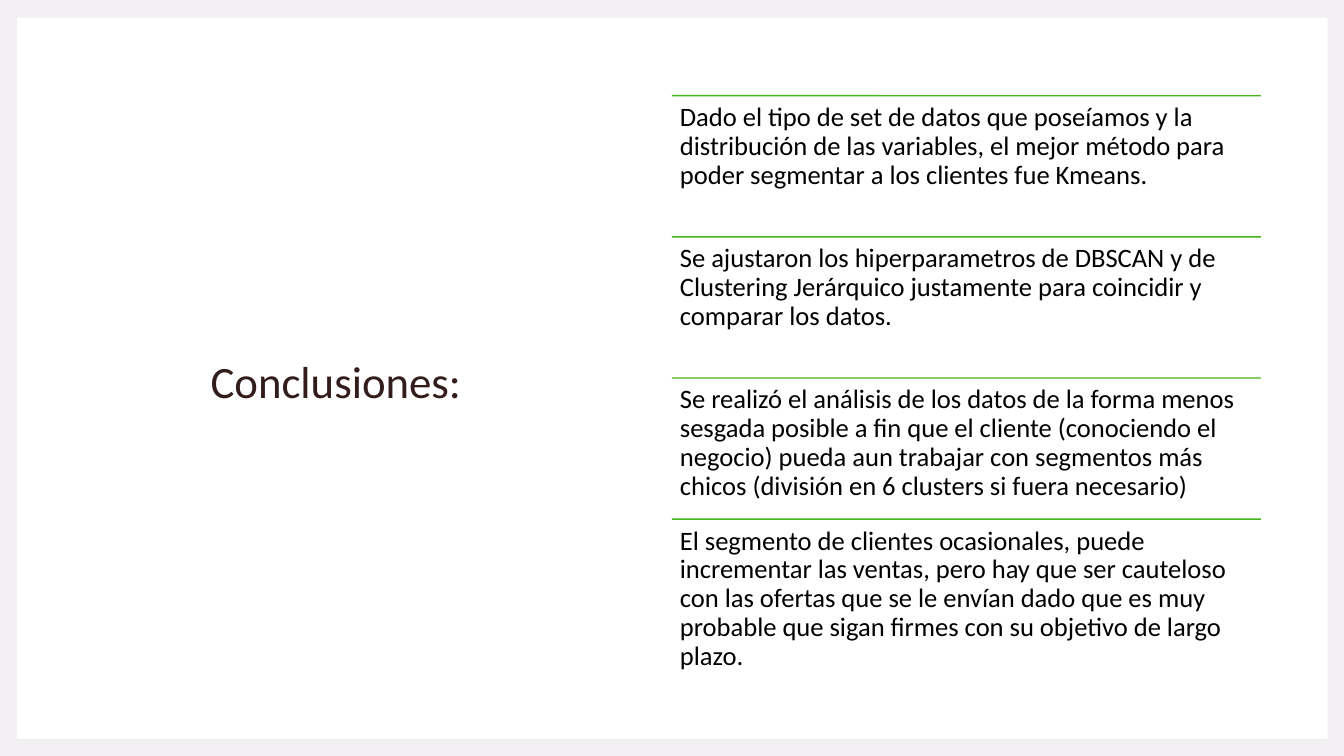
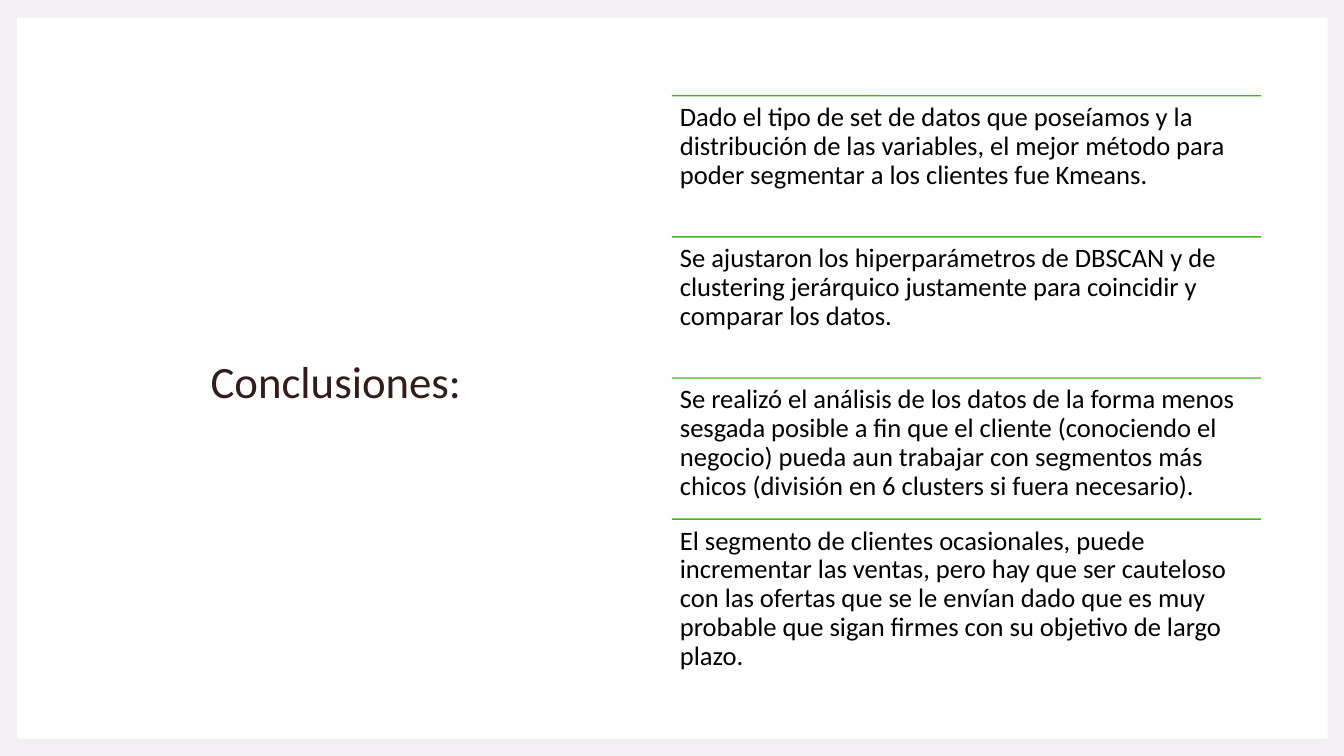
Before and after one commit to isipavelek/Diplo, a slide deck: slide 14 of Modulo 3/Presentacion.pptx. Drawn at 1344x756 pixels with LibreOffice and Linux fonts; fonts in the diff are those of the drawing. Boxes give left, top, right and bottom in pixels: in the first picture for what was removed or moved away, otherwise in the second. Text is boxed around its words. In the diff, an @@ line names an element or a change of style, - is before the commit and + after.

```diff
--- a/Modulo 3/Presentacion.pptx
+++ b/Modulo 3/Presentacion.pptx
@@ text at (680, 248, 1215, 330): text changed @@
-Se ajustaron los hiperparametros de DBSCAN y de Clustering Jerárquico justamente para coincidir y comparar los datos.
+Se ajustaron los hiperparámetros de DBSCAN y de clustering jerárquico justamente para coincidir y comparar los datos.
@@ text at (680, 389, 1234, 499): text changed @@
-Se realizó el análisis de los datos de la forma menos sesgada posible a fin que el cliente (conociendo el negocio) pueda aun trabajar con segmentos más chicos (división en 6 clusters si fuera necesario)
+Se realizó el análisis de los datos de la forma menos sesgada posible a fin que el cliente (conociendo el negocio) pueda aun trabajar con segmentos más chicos (división en 6 clusters si fuera necesario).
```
Also in this commit, not shown: 1 other slide changed.
